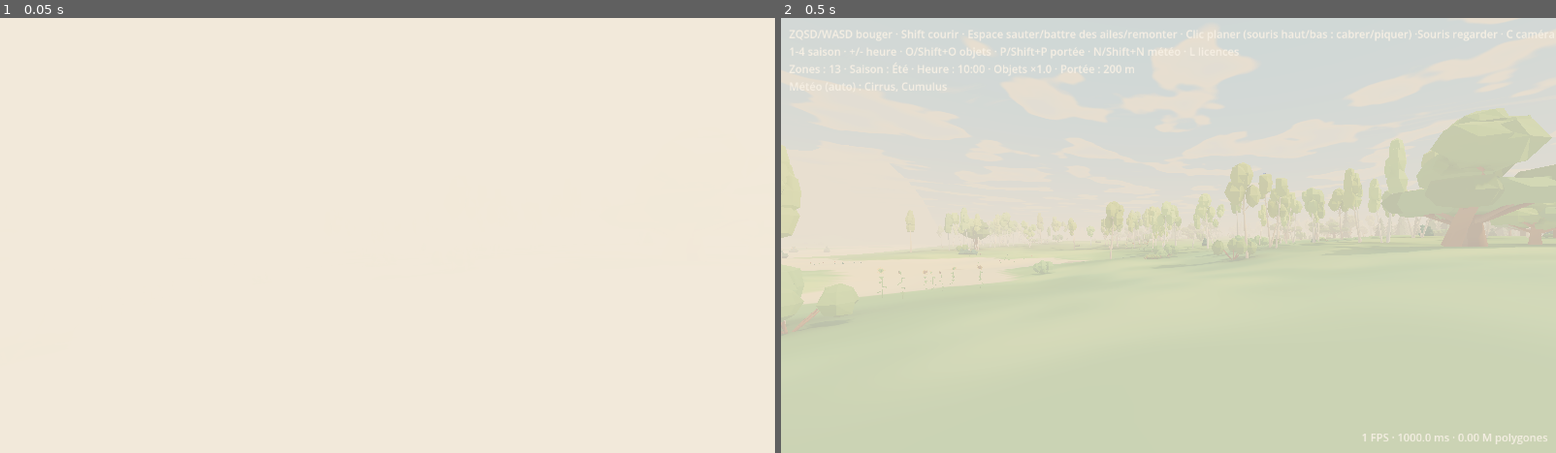
Above: before the commit, frames 1-2 (left to right).
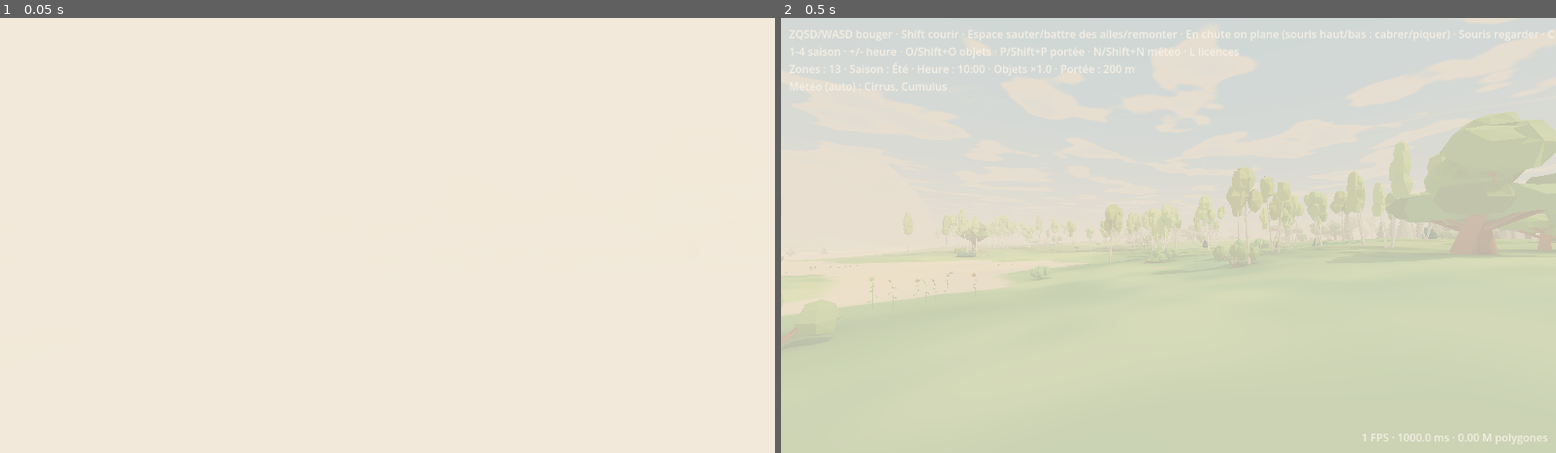
Above: after the commit, the same moments.

Repository: tdebarochez/openworld
Game: Godot game, scene res://main.tscn
Same seed, same stepped clock (60 frames per second), same inputs: the game is played once before the commit and once after it. Sound files missing from this copy of the repository are replaced by a short silence.
Inputs:
- Up to frame 1 (0.05 s): no input
- Up to frame 2 (0.5 s): no input

Frame 1 is identical in both runs. In frame 2, 2.9% of the frame differs, in the area x 0-100%, y 2-72%.

Commit message:
Glide by itself once the wings stop beating: no more mouse button
Co-Authored-By: Claude Opus 5.5 <noreply@anthropic.com>
Claude-Session: https://claude.ai/code/session_01R8otDCrAxFxmsojcGvsgNw

Diff:
--- a/player.gd
+++ b/player.gd
@@ -17,7 +17,7 @@
 const ISO_YAW := PI / 4.0
 const ISO_DIST := 100.0  # m back along the view ray: high enough to clear the hills in front
 const ISO_SHADOWS := 220.0  # sun shadow range from the camera in iso view (default 100 m ends before the player)
-# Hen moves: Space in the air flaps, the left mouse button held while falling glides.
+# Hen moves: Space in the air flaps; falling, once the wing beat is over, the hen glides by itself.
 const FLAP := 4.5  # m/s up per wing beat (not added: mashing can't stack): +1 m at a jump's apex (v²/2g)
 const MAX_FLAPS := 3  # per airtime, refilled on the ground and in water: a flutter onto a roof, not flight
 const FLAP_ANIM := 0.4  # s of &"flap" after a jump or a wing beat
@@ -64,7 +64,6 @@
 var air := 0.0  # s since the feet last touched the floor
 var space_was := false  # Space held last frame: a flap needs a fresh press, holding it doesn't flutter
 var mouse_free := false  # released with Escape
-var glide_ok := true  # false for the click that takes the mouse back: it captures, it doesn't glide
 var pitch := 0.0  # rad, nose up > 0: the glide's pitch, set with the mouse while gliding
 var glide_speed := GLIDE_SPEED  # m/s the glide flies at (dives speed it up, climbs slow it down)
 var was_gliding := false
@@ -154,9 +153,6 @@
 		Input.mouse_mode = Input.MOUSE_MODE_VISIBLE
 		mouse_free = true
 	elif e is InputEventMouseButton and e.pressed:
-		# Own bookkeeping rather than Input.mouse_mode, which headless (tests) never reports as captured.
-		if e.button_index == MOUSE_BUTTON_LEFT:
-			glide_ok = not mouse_free
 		mouse_free = false
 		Input.mouse_mode = Input.MOUSE_MODE_CAPTURED
 
@@ -181,8 +177,9 @@
 			velocity.y = maxf(velocity.y, FLAP)
 			flap_time = FLAP_ANIM
 			sfx.flap()
-		# A glide starts falling and carries on while the button is held, climbing included.
-		gliding = glide_ok and Input.is_mouse_button_pressed(MOUSE_BUTTON_LEFT) and (velocity.y < 0.0 or was_gliding)
+		# A glide starts as soon as the wings stop beating and the hen falls (not off a mere bump:
+		# AIR_GRACE), and carries on, climbing included, until the next wing beat or the ground.
+		gliding = flap_time <= 0.0 and air > AIR_GRACE and (velocity.y < 0.0 or was_gliding)
 		if gliding:
 			if not was_gliding:
 				# Full lift from the start, even from a standstill jump (a stall only comes from pulling up).
--- a/tests/test_moves.gd
+++ b/tests/test_moves.gd
@@ -1,9 +1,9 @@
 extends SceneTree
 # Run: godot --headless --path . -s tests/test_moves.gd
 # Hen moves on a flat platform high above the terrain: Space held on the ground jumps once (no
-# flutter), a Space press in the air flaps (at most MAX_FLAPS per airtime, refilled on landing), the
-# left mouse button held while falling glides (sink capped, lands further than a plain jump, banks
-# into turns), and move_state follows along.
+# flutter), a Space press in the air flaps (at most MAX_FLAPS per airtime, refilled on landing), a
+# falling hen glides by itself once its wings stop beating (sink capped, lands further than a
+# ballistic jump, banks into turns), and move_state follows along.
 
 var w
 var p
@@ -64,14 +64,12 @@
 	assert(p.is_on_floor(), "not standing on the platform")
 
 
-## Jumps (Space tapped, held for `hold` frames) with `flaps` wing beats at the apexes, holding `keys`
-## and the mouse button if `glide`. Returns [highest point above the start, horizontal distance].
-func _jump(flaps: int, keys: Array = [], glide := false, hold := 1) -> Array:
+## Jumps (Space tapped, held for `hold` frames) with `flaps` wing beats at the apexes, holding `keys`,
+## and glides down. Returns [highest point above the start, horizontal distance].
+func _jump(flaps: int, keys: Array = [], hold := 1) -> Array:
 	var start: Vector3 = p.global_position
 	for k in keys:
 		_key(k, true)
-	if glide:
-		_mouse(true)
 	_key(KEY_SPACE, true)
 	await _frames(hold)
 	_key(KEY_SPACE, false)
@@ -91,17 +89,13 @@
 				assert(p.move_state == &"flap")
 			else:
 				assert(p.velocity.y < 0.0, "flapped past MAX_FLAPS")
-		if glide and p.velocity.y < 0.0 and p.flap_time < -0.4:  # well into the glide
+		if p.velocity.y < 0.0 and p.flap_time < -0.4:  # well into the glide
 			assert(p.velocity.y > p.GLIDE_FALL - 0.05, "glide sinks too fast: %f" % p.velocity.y)
 			assert(p.move_state == &"glide", "state %s" % p.move_state)
 			sink_checked = true
-		elif not glide and p.velocity.y < -3.0:
-			assert(p.move_state == &"fall", "state %s" % p.move_state)
 	for k in keys:
 		_key(k, false)
-	if glide:
-		_mouse(false)
-		assert(sink_checked, "never glided")
+	assert(sink_checked, "never glided")
 	await _frames(3)
 	assert(p.is_on_floor(), "no landing")
 	assert(p.flaps == p.MAX_FLAPS, "flaps not refilled on landing")
@@ -163,31 +157,33 @@
 		assert(heights[n] > heights[n - 1] + 0.5, "flap %d didn't lift" % n)
 	assert(absf(heights[p.MAX_FLAPS + 1] - heights[p.MAX_FLAPS]) < 0.1, "more than MAX_FLAPS flaps")
 
-	# Gliding from the same spot, same keys, lands further.
-	var plain: Array = await _jump(0, [KEY_W])
-	await _place(spot)
-	var glide: Array = await _jump(0, [KEY_W], true)
-	await _place(spot)
-	var high: Array = await _jump(p.MAX_FLAPS, [KEY_W], true)
-	await _place(spot)
-	var drift: Array = await _jump(0, [], true)  # no keys: drifts forward on its own
-	print("distance: plain jump %.1f m, glide %.1f m, glide after %d flaps %.1f m, glide without keys %.1f m" % [
-		plain[1], glide[1], p.MAX_FLAPS, high[1], drift[1]])
-	assert(glide[1] > plain[1] * 1.2, "glide not further")
+	# Gliding (no click: it comes by itself) lands further than a ballistic jump would.
+	var plain: float = p.SPEED * 2.0 * p.JUMP / 9.8
+	var glide: Array = await _jump(0, [KEY_W])
+	await _place(spot)
+	var high: Array = await _jump(p.MAX_FLAPS, [KEY_W])
+	await _place(spot)
+	var drift: Array = await _jump(0, [])  # no keys: drifts forward on its own
+	print("distance: ballistic jump %.1f m, glide %.1f m, glide after %d flaps %.1f m, glide without keys %.1f m" % [
+		plain, glide[1], p.MAX_FLAPS, high[1], drift[1]])
+	assert(glide[1] > plain * 1.2, "glide not further")
 	assert(high[1] > glide[1] * 1.5)
 	assert(drift[1] > 2.0)
 
-	# Letting go of a glide in mid-air (no keys) keeps its speed: no dead stop.
+	# A wing beat in mid-glide (no keys) interrupts it but keeps its speed, and the glide comes back.
 	p.global_position = spot + Vector3(0, 30, 0)
 	p.velocity = Vector3.ZERO
-	_mouse(true)
 	await _frames(90)
+	assert(p.move_state == &"glide", "state %s" % p.move_state)
 	var gliding_speed := Vector2(p.velocity.x, p.velocity.z).length()
-	_mouse(false)
+	await _tap_space()
 	await _frames(10)
+	assert(p.move_state == &"flap", "state %s" % p.move_state)
 	var after := Vector2(p.velocity.x, p.velocity.z).length()
-	print("glide speed %.1f m/s, 10 frames after letting go %.1f m/s" % [gliding_speed, after])
-	assert(gliding_speed > p.SPEED and after > gliding_speed * 0.9, "momentum lost on release")
+	print("glide speed %.1f m/s, 10 frames into a wing beat %.1f m/s" % [gliding_speed, after])
+	assert(gliding_speed > p.SPEED and after > gliding_speed * 0.9, "momentum lost on a wing beat")
+	await _frames(60)
+	assert(p.move_state == &"glide", "glide didn't resume, state %s" % p.move_state)
 	for i in 600:
 		if p.is_on_floor():
 			break
@@ -197,7 +193,6 @@
 	# negative tilt.rotation.z), more in a hard turn, capped, and levels out once the turn stops.
 	p.global_position = spot + Vector3(0, 30, 0)
 	p.velocity = Vector3.ZERO
-	_mouse(true)
 	await _frames(90)
 	var straight: float = p.tilt.rotation.z
 	var banks := {}
@@ -227,7 +222,6 @@
 	_key(KEY_D, false)
 	_key(KEY_W, false)
 	p.set_view(p.View.FIRST)
-	_mouse(false)
 	print("iso bank turning right %.3f rad" % iso_bank)
 	assert(iso_bank < -0.2, "no right bank in iso")
 	for i in 600:
@@ -242,7 +236,6 @@
 	p.global_position = spot + Vector3(0, 120, 0)
 	p.velocity = Vector3.ZERO
 	p.rotation = Vector3.ZERO
-	_mouse(true)
 	await _frames(60)
 	assert(p.move_state == &"glide", "state %s" % p.move_state)
 	var level_speed: float = p.glide_speed
@@ -260,7 +253,6 @@
 	assert(p.tilt.rotation.x > 0.2)
 	await _frames(240)
 	assert(p.glide_speed < fast and p.velocity.y < 0.0, "a long climb should slow down and stall")
-	_mouse(false)
 	for i in 900:
 		if p.is_on_floor():
 			break
@@ -268,14 +260,12 @@
 	await _frames(90)
 	assert(absf(p.pitch) < 0.05 and absf(p.tilt.rotation.x) < 0.05, "pitch not levelled after landing")
 
-	# The click that takes the mouse back after Escape doesn't glide.
+	# Escape frees the mouse, a click takes it back.
 	_key(KEY_ESCAPE, true)
 	_key(KEY_ESCAPE, false)
+	assert(p.mouse_free)
 	_mouse(true)
 	_mouse(false)
-	assert(not p.glide_ok)
-	_mouse(true)
-	_mouse(false)
-	assert(p.glide_ok)
+	assert(not p.mouse_free)
 	print("MOVES OK")
 	quit()
--- a/world.gd
+++ b/world.gd
@@ -2079,7 +2079,7 @@
 
 
 func _update_hud() -> void:
-	hud.text = "ZQSD/WASD bouger · Shift courir · Espace sauter/battre des ailes/remonter · Clic planer (souris haut/bas : cabrer/piquer) ·Souris regarder · C caméra · M carte · É …(181 unchanged characters)…
+	hud.text = "ZQSD/WASD bouger · Shift courir · Espace sauter/battre des ailes/remonter · En chute on plane (souris haut/bas : cabrer/piquer) · Souris regarder · C caméra · M carte · É …(181 unchanged characters)…
 		zones.size(), seasons.NAMES[seasons.season], daynight.clock(), density, view_dist, weather.label if weather else ""]
 
 
